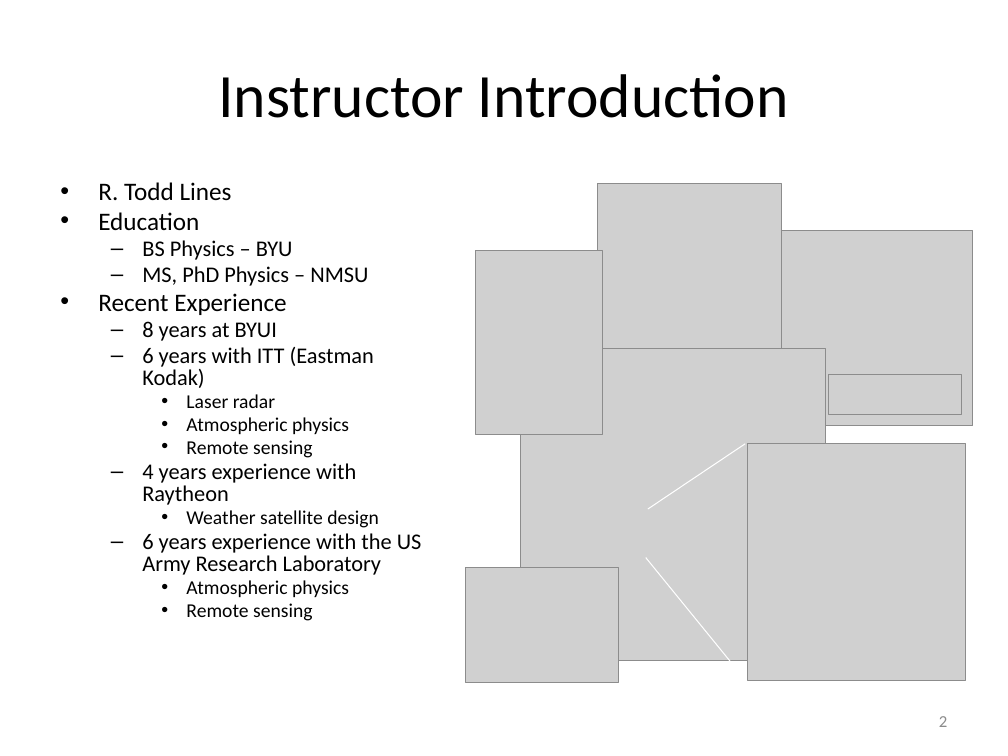
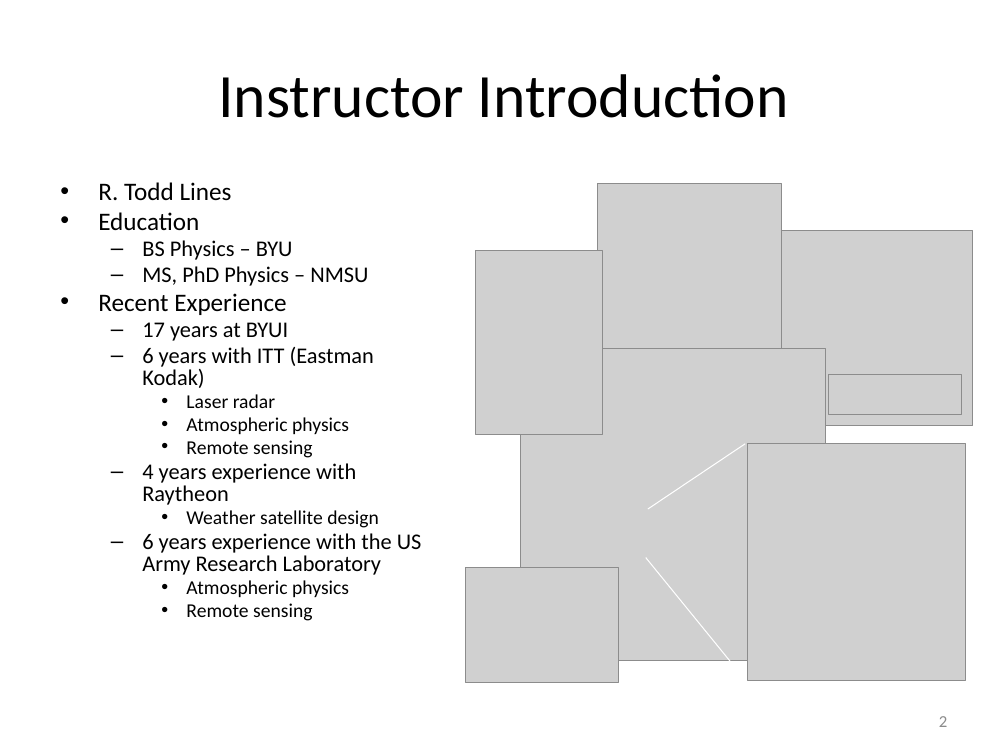
Before and after one commit to rtlines/PH223-Engineering-Physics, a slide deck: slide 2 of Slides/PH223_Lecture_01.pptx. Drawn at 1008x756 pixels with LibreOffice and Linux fonts; fonts in the diff are those of the drawing; grey boxes stand for pictures. Boxes give left, top, right and bottom in pixels: in the first picture for what was removed or moved away, otherwise in the second. Text is boxed around its words. In the diff, an @@ line names an element or a change of style, - is before the commit and + after.

```diff
--- a/Slides/PH223_Lecture_01.pptx
+++ b/Slides/PH223_Lecture_01.pptx
@@ text at box(142, 322, 288, 341): text changed @@
-  – 8 years at BYUI
+  – 17 years at BYUI
```
Also in this commit, not shown: 6 other slides changed, 2 slides removed, 55 other files.
